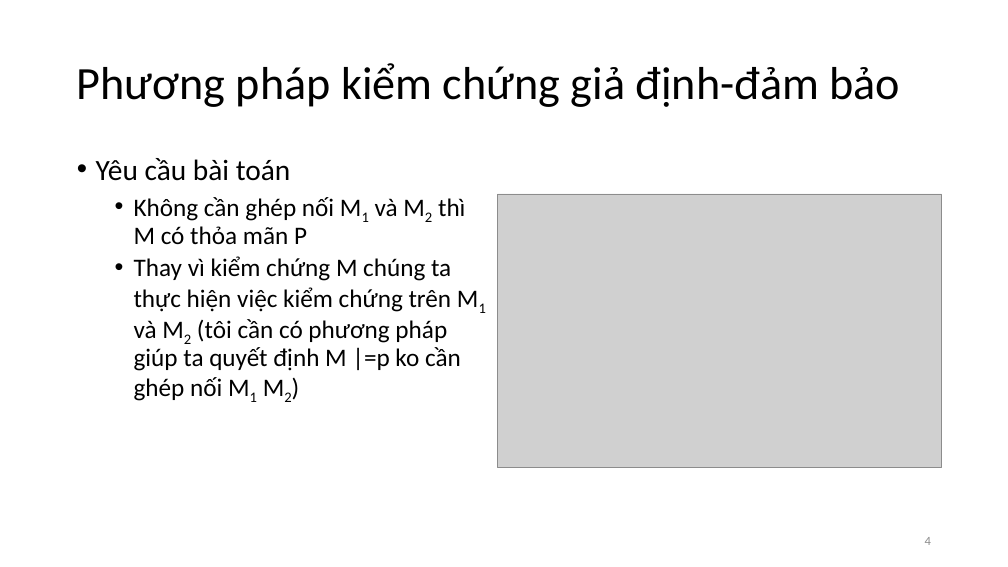
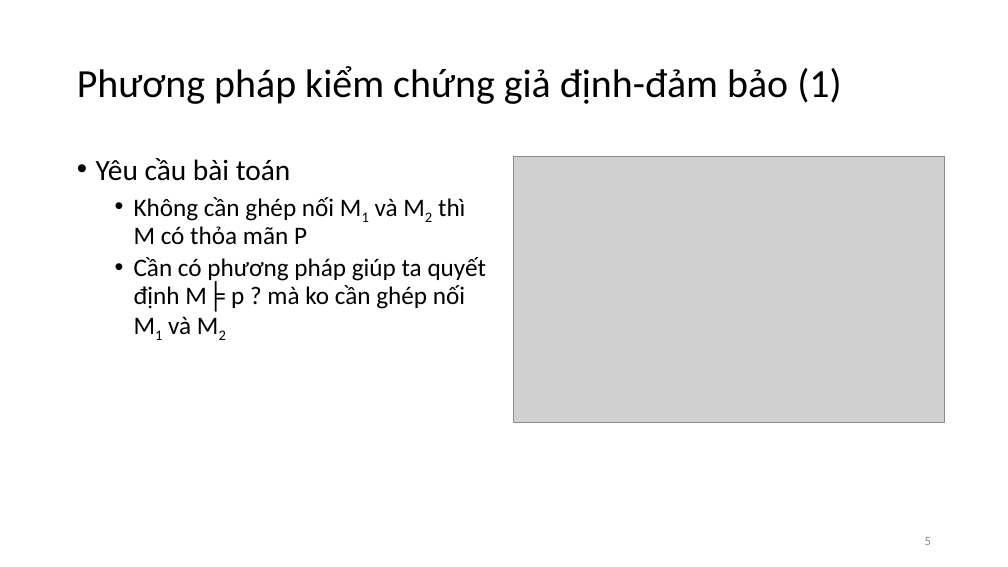
Before and after one commit to hunglv54/master, a slide deck: slide 5 of slide/hunglv_BaoCaoTienDo.pptx (slide 4 before the commit). Drawn at 1008x567 pixels with LibreOffice and Linux fonts; fonts in the diff are those of the drawing; grey boxes stand for pictures. Boxes give left, top, right and bottom in pixels: in the first picture for what was removed or moved away, otherwise in the second. Text is boxed around its words. In the diff, an @@ line names an element or a change of style, - is before the commit and + after.

```diff
--- a/slide/hunglv_BaoCaoTienDo.pptx
+++ b/slide/hunglv_BaoCaoTienDo.pptx
@@ title at bbox=[77, 66, 841, 104]: text changed; size 44 to 38 pt @@
-Phương pháp kiểm chứng giả định-đảm bảo
+Phương pháp kiểm chứng giả định-đảm bảo (1)
@@ picture: place and size @@
-picture at bbox=[498, 194, 941, 468]
+picture at bbox=[513, 157, 944, 422]
@@ text at bbox=[134, 257, 486, 335]: text changed @@
-  • Thay vì kiểm chứng M chúng ta thực hiện việc kiểm chứng trên M1 và M2 (tôi cần có phương pháp giúp ta quyết định M |=p ko cần ghép nối M1 M2)
+  • Cần có phương pháp giúp ta quyết định M╞ p ? mà ko cần ghép nối M1 và M2
@@ page number at bbox=[925, 537, 931, 545]: text changed @@
-4
+5
```
Also in this commit, not shown: 9 other slides changed, 3 slides added, 30 other files.
